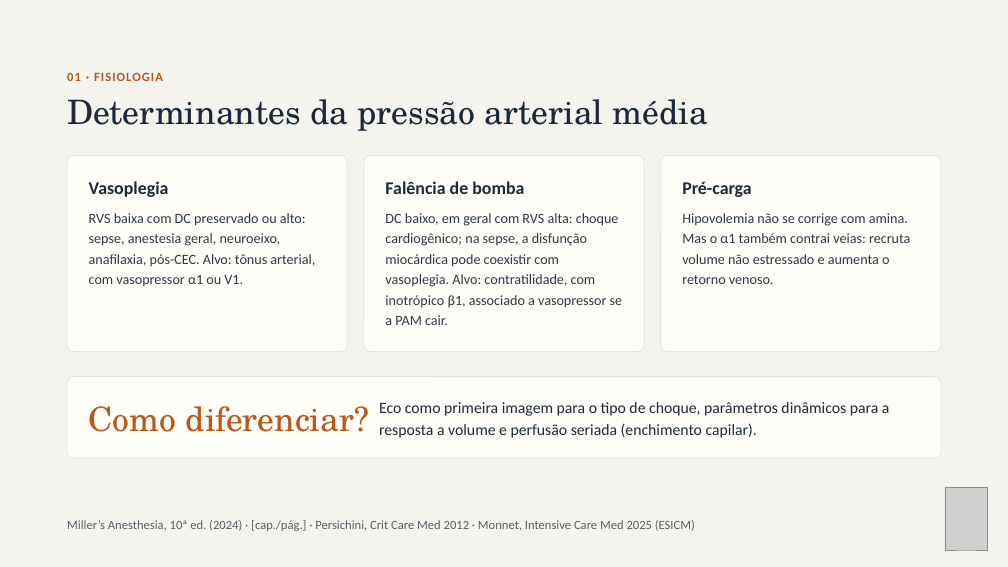
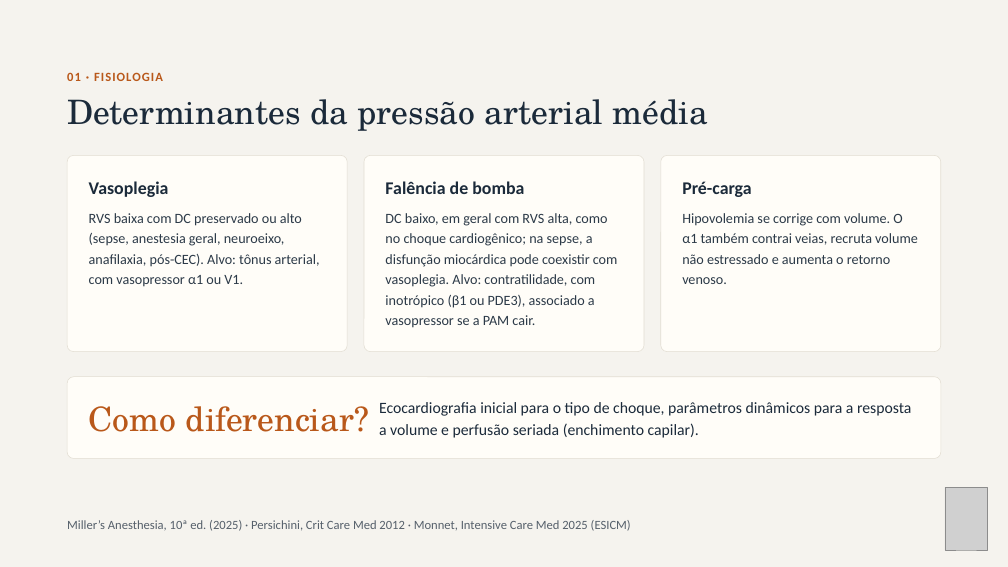
Before and after one commit to brunomoraesdubois-bit/Bruno, a slide deck: slide 3 of apresentacao/Aminas_Vasoativas.pptx. Drawn at 1008x567 pixels with LibreOffice and Linux fonts; fonts in the diff are those of the drawing; grey boxes stand for pictures. Boxes give left, top, right and bottom in pixels: in the first picture for what was removed or moved away, otherwise in the second. Text is boxed around its words. In the diff, an @@ line names an element or a change of style, - is before the commit and + after.

```diff
--- a/apresentacao/Aminas_Vasoativas.pptx
+++ b/apresentacao/Aminas_Vasoativas.pptx
@@ text at [89,213,320,287]: text changed @@
-RVS baixa com DC preservado ou alto: sepse, anestesia geral, neuroeixo, anafilaxia, pós-CEC. Alvo: tônus arterial, com vasopressor α1 ou V1.
+RVS baixa com DC preservado ou alto (sepse, anestesia geral, neuroeixo, anafilaxia, pós-CEC). Alvo: tônus arterial, com vasopressor α1 ou V1.
@@ text at [385,213,618,328]: text changed @@
-DC baixo, em geral com RVS alta: choque cardiogênico; na sepse, a disfunção miocárdica pode coexistir com vasoplegia. Alvo: contratilidade, com inotrópico β1, associado a vasopressor se a PAM cair.
+DC baixo, em geral com RVS alta, como no choque cardiogênico; na sepse, a disfunção miocárdica pode coexistir com vasoplegia. Alvo: contratilidade, com inotrópico (β1 ou PDE3), associado a vasopressor se a PAM cair.
@@ text at [682,213,918,284]: text changed @@
-Hipovolemia não se corrige com amina. Mas o α1 também contrai veias: recruta volume não estressado e aumenta o retorno venoso.
+Hipovolemia se corrige com volume. O α1 também contrai veias, recruta volume não estressado e aumenta o retorno venoso.
@@ text at [379,402,911,438]: text changed @@
-Eco como primeira imagem para o tipo de choque, parâmetros dinâmicos para a resposta a volume e perfusão seriada (enchimento capilar).
+Ecocardiografia inicial para o tipo de choque, parâmetros dinâmicos para a resposta a volume e perfusão seriada (enchimento capilar).
@@ text at [67,520,631,531]: text changed @@
-Miller’s Anesthesia, 10ª ed. (2024) · [cap./pág.] · Persichini, Crit Care Med 2012 · Monnet, Intensive Care Med 2025 (ESICM)
+Miller’s Anesthesia, 10ª ed. (2025) · Persichini, Crit Care Med 2012 · Monnet, Intensive Care Med 2025 (ESICM)
```
Also in this commit, not shown: 28 other slides changed, 4 slides added, 37 other files.
